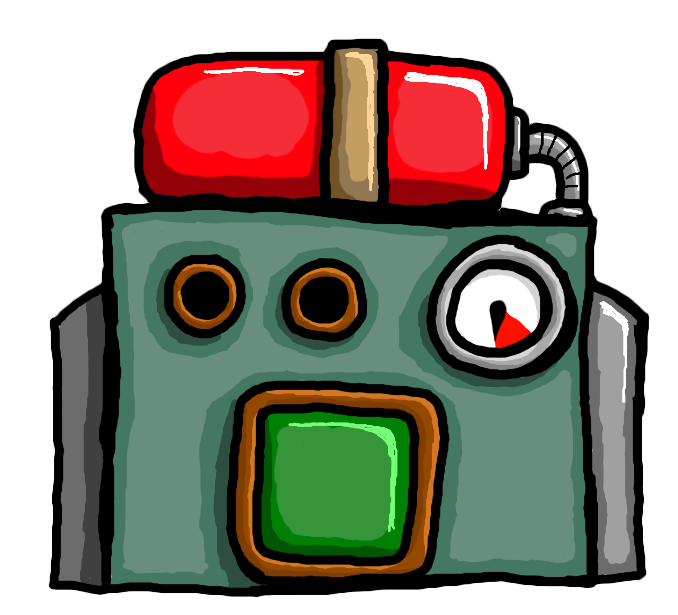
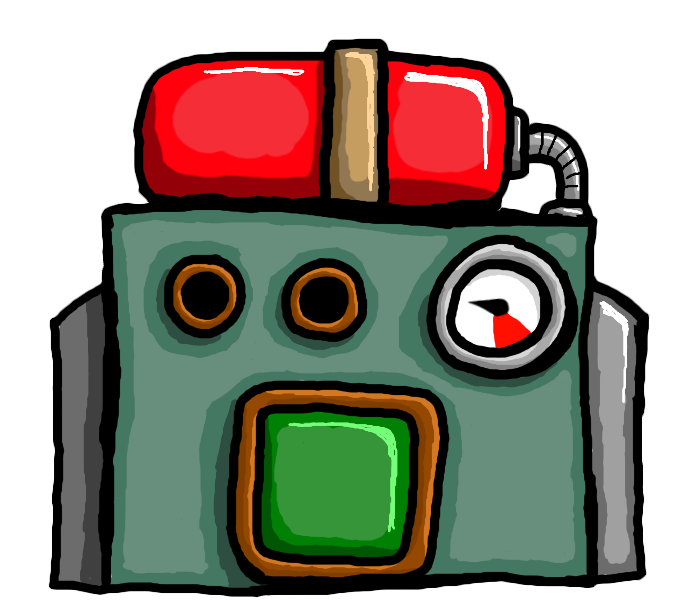
Revision of a layered 678x615 image; what changed, layer by layer:
painted on "Layer 2" over 467, 298, 511, 342
